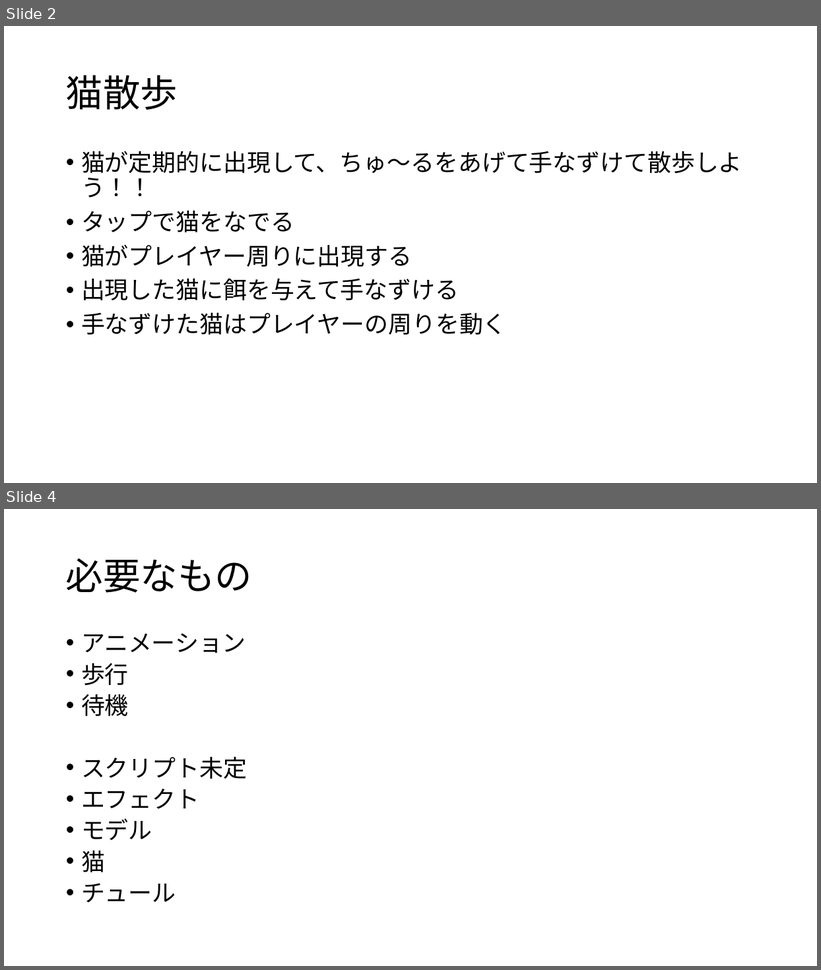
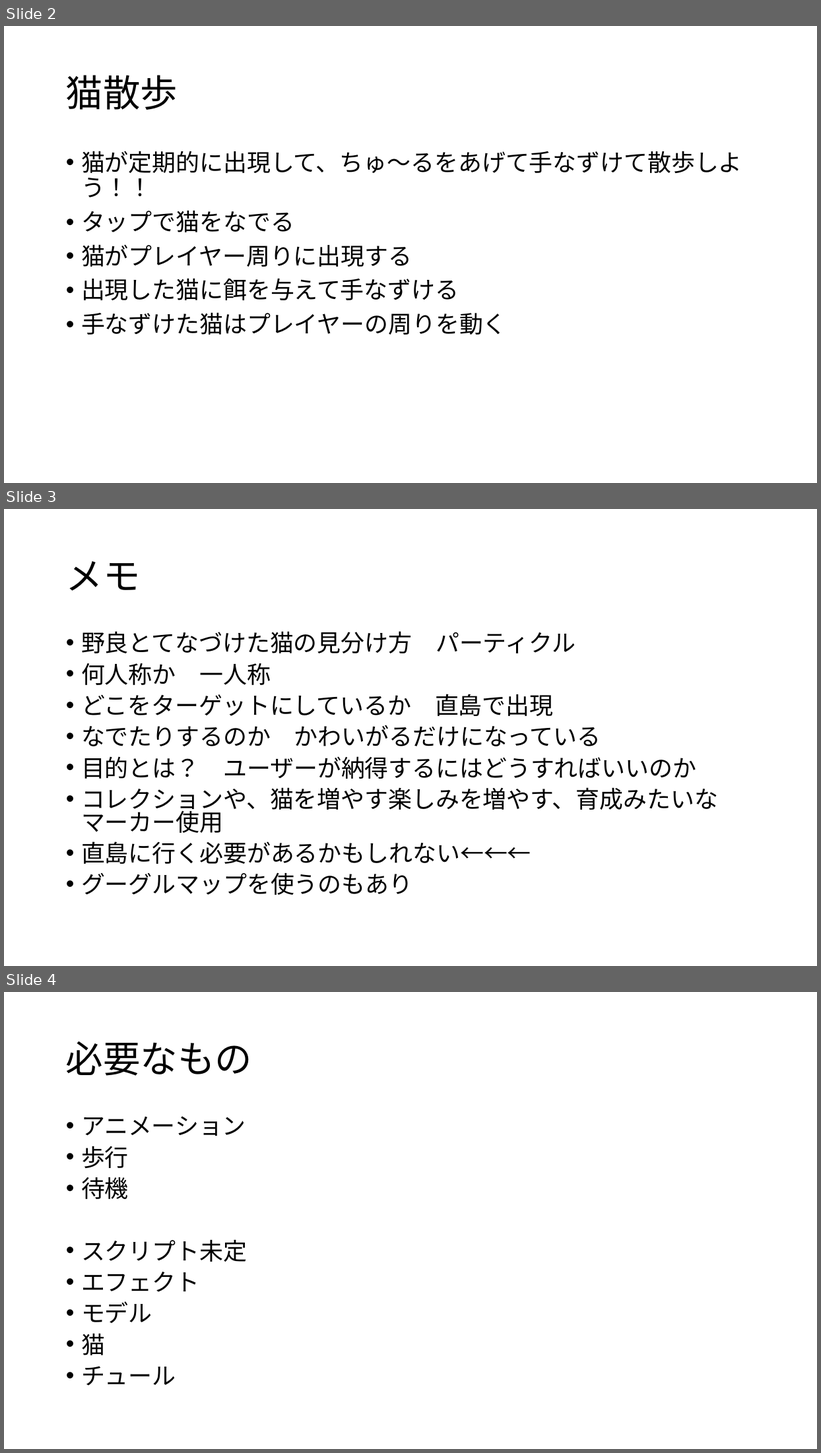
Before and after one commit to chogeru/ARCat, a slide deck: 猫と僕たち.pptx. Shown one above the other, each under a label of ours: slides 2 and 4 before the commit, slides 2, 3 and 4 after it; the slides between them are not shown. The pictures are 821x970 and 821x1453 pixels, drawn with LibreOffice and Linux fonts; fonts in the diff are those of the drawing. Boxes give left, top, right and bottom in pixels: in the first picture for what was removed or moved away, otherwise in the second. Text is boxed around its words. In the diff, an @@ line names an element or a change of style, - is before the commit and + after.

```diff
--- a/猫と僕たち.pptx
+++ b/猫と僕たち.pptx
@@ slide 3 added at [4, 509, 817, 966], background #FFFFFF @@
@@ title added at [66, 561, 141, 591], 44 pt, text #000000 @@
+メモ
@@ text added at [81, 631, 718, 895], 28 pt, text #000000 @@
+• 野良とてなづけた猫の見分け方 パーティクル
+• 何人称か 一人称
+• どこをターゲットにしているか 直島で出現
+• なでたりするのか かわいがるだけになっている
+• 目的とは？ ユーザーが納得するにはどうすればいいのか
+• コレクションや、猫を増やす楽しみを増やす、育成みたいな マーカー使用
+• 直島に行く必要があるかもしれない←←←
+• グーグルマップを使うのもあり
```
Also in this commit, not shown: 1 slide removed.
